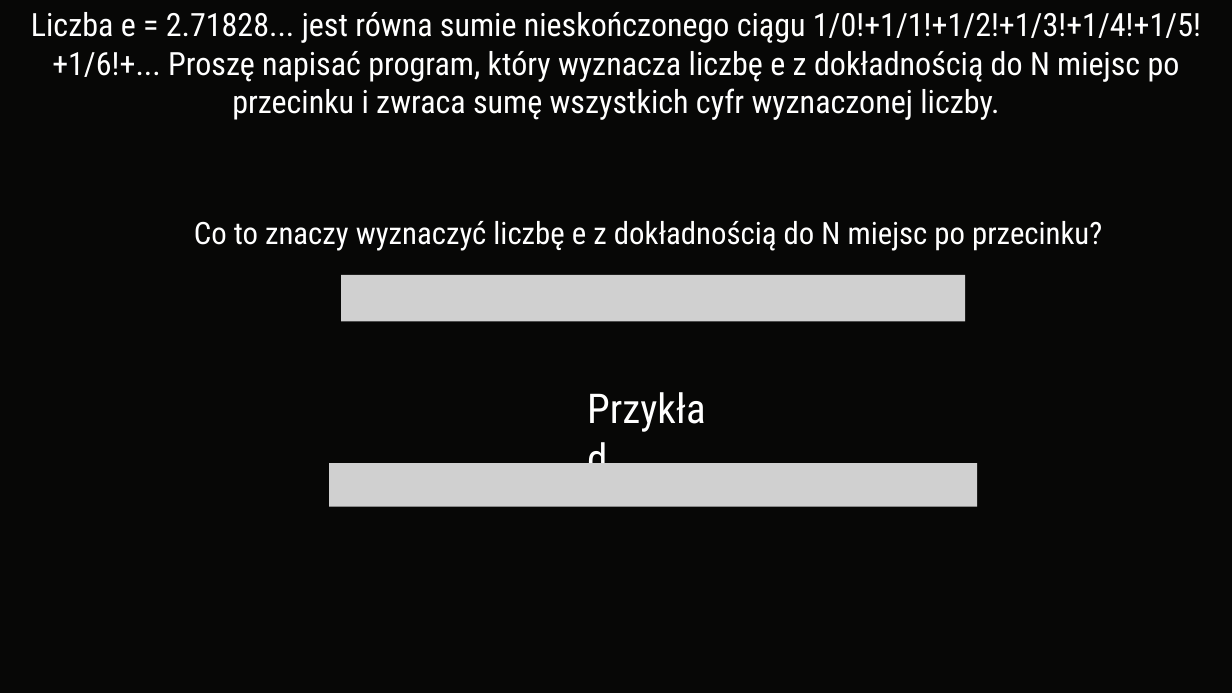
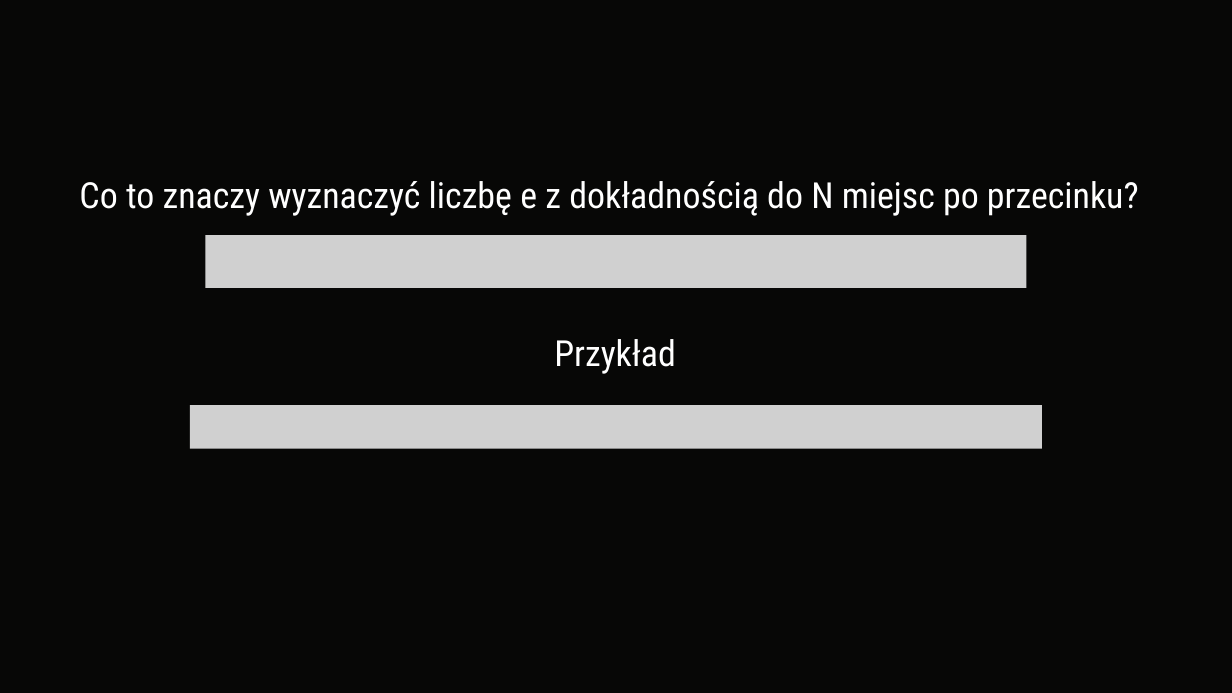
Before and after one commit to Grzeslaw115/ODI, a slide deck: slide 4 of 2023-24/Etap I/Prezentacje/zadanie1.pptx (slide 3 before the commit). Drawn at 1232x693 pixels with LibreOffice and Linux fonts; fonts in the diff are those of the drawing; grey boxes stand for pictures. Boxes give left, top, right and bottom in pixels: in the first picture for what was removed or moved away, otherwise in the second. Text is boxed around its words. In the diff, an @@ line names an element or a change of style, - is before the commit and + after.

```diff
--- a/2023-24/Etap I/Prezentacje/zadanie1.pptx
+++ b/2023-24/Etap I/Prezentacje/zadanie1.pptx
@@ text removed at bbox=[31, 12, 1201, 120] @@
-Liczba e = 2.71828... jest równa sumie nieskończonego ciągu 1/0!+1/1!+1/2!+1/3!+1/4!+1/5!+1/6!+... Proszę napisać program, który wyznacza liczbę e z dokładnością do N miejsc po przecinku i zwraca sumę wszystkich cyfr wyznaczonej liczby.
@@ text "Co to znaczy wyznaczyć liczbę ...": place and size @@
-text "Co to znaczy wyznaczyć liczbę ..." at bbox=[194, 221, 1102, 251]
+text "Co to znaczy wyznaczyć liczbę ..." at bbox=[79, 181, 1139, 216]
@@ text "Co to znaczy wyznaczyć liczbę ..." at bbox=[79, 181, 1139, 216]: size 24 to 28 pt @@
@@ picture added at bbox=[205, 235, 1026, 287] @@
@@ picture removed at bbox=[341, 274, 966, 321] @@
@@ text "Przykład": place and size @@
-text "Przykład" at bbox=[579, 378, 729, 437]
+text "Przykład" at bbox=[554, 339, 676, 374]
@@ text "Przykład" at bbox=[554, 339, 676, 374]: size 32 to 28 pt @@
@@ picture added at bbox=[190, 405, 1043, 448] @@
@@ picture removed at bbox=[329, 463, 977, 506] @@
```
Also in this commit, not shown: 2 other slides changed, 23 slides added, 1 slide removed, 7 other files.
